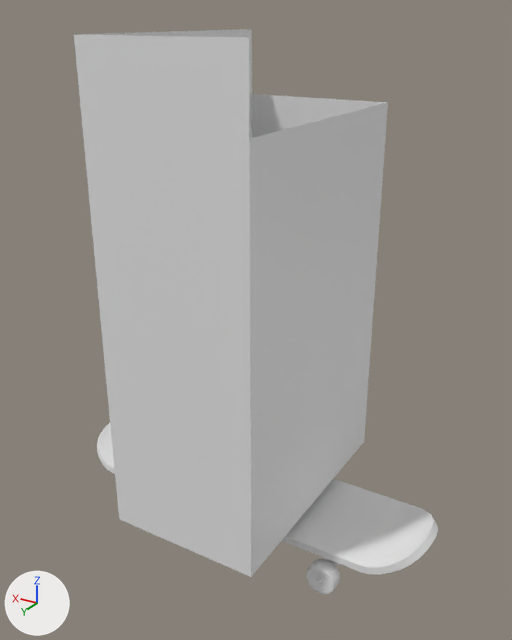
Two versions of the Blender file blends/skateboard.blend, one commit apart.
One viewpoint serves both versions: a 50 mm lens placed at (-2.61, 4.29, 3.7), pointed at (-0.05, 0.01, 1.57). The lights are fixed; the arrows at lower left show +X, +Y and +Z.

In view in the first picture: 'Cube', 'board', 'suspension', 'wheel'.
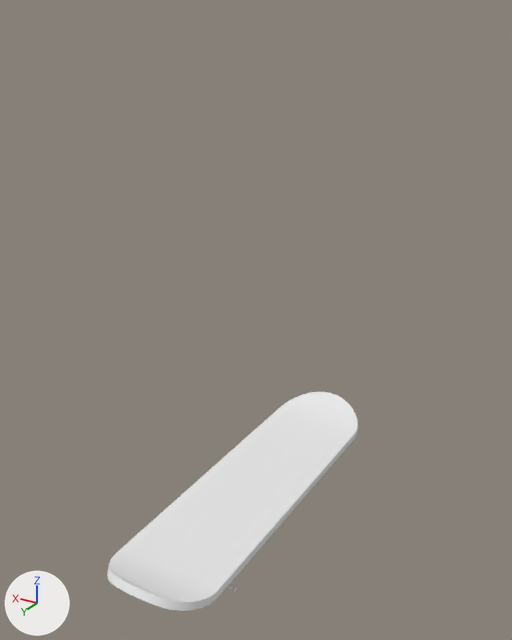
Diff of the bpy script that builds the scene:
```diff
--- a/blends/skateboard.blend.py
+++ b/blends/skateboard.blend.py
@@ me_cube @@
 me_cube.from_pydata(...)  # 46 vertices, 45 faces; spans x -1.58..0.0, y -0.43..0.43, z -0.03..0.18
 # used by ob_board; location = (0.0, 0.0, 0.0)
+# me_cube part 1: the whole mesh is turned -90 degrees about the z axis through the mesh origin
 me_cube.materials.append(mat_material)
@@ ob_cube @@
 ob_cube.location = (0.001, -0.001, 1.1)
+ob_cube.hide_set(True)  # its collection is switched off
@@ ob_board @@
 _m = ob_board.modifiers.new('Mirror', 'MIRROR')
+_m.use_axis = (False, True, False)
 _m = ob_board.modifiers.new('EdgeSplit', 'EDGE_SPLIT')
@@ ob_suspension @@
 ob_suspension = bpy.data.objects.new('suspension', me_cube_002)
-ob_suspension.location = (-0.893, 0.11, -0.102)
+ob_suspension.location = (0.0, 0.893, -0.102)
@@ ob_axis @@
 ob_axis.matrix_parent_inverse = Matrix(((1.0, 0.0, 0.0, 0.893), (0.0, 1.0, 0.0, -0.11), (0.0, 0.0, 1.0, 0.102), (0.0, 0.0, 0.0, 1.0)))
-ob_axis.location = (-0.894, 0.11, -0.198)
+ob_axis.location = (-0.0000583, 0.894, -0.198)
 _m = ob_axis.modifiers.new('EdgeSplit', 'EDGE_SPLIT')
@@ ob_wheel @@
 ob_wheel = bpy.data.objects.new('wheel', me_cylinder_001)
-ob_wheel.location = (-0.895, 0.439, -0.2)
+ob_wheel.location = (0.329, 0.895, -0.2)
 _m = ob_wheel.modifiers.new('EdgeSplit', 'EDGE_SPLIT')
```

Boxes [x1, y1, x2, y2] around the edits, measured in the pictures (512 x 640 px):
'Cube', hidden
    before: [74, 29, 388, 577]
'board', mesh turned, modifiers changed
    before: [97, 423, 438, 574]
    after: [107, 392, 358, 611]
'wheel', moved (not visible afterwards)
    before: [306, 559, 340, 594]
'axis', moved
    before: [317, 579, 322, 584]
    after: [226, 585, 236, 591]
'suspension', moved (not visible afterwards)
    before: [325, 558, 339, 566]
